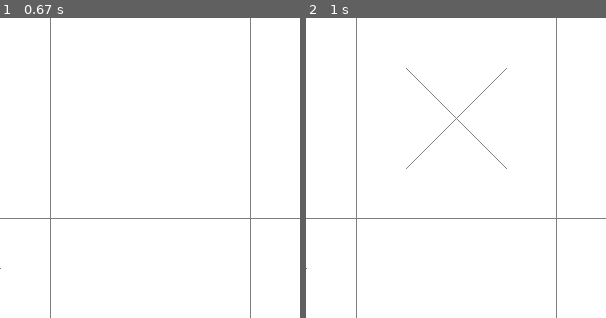
Above: before the commit, frames 1-2 (left to right).
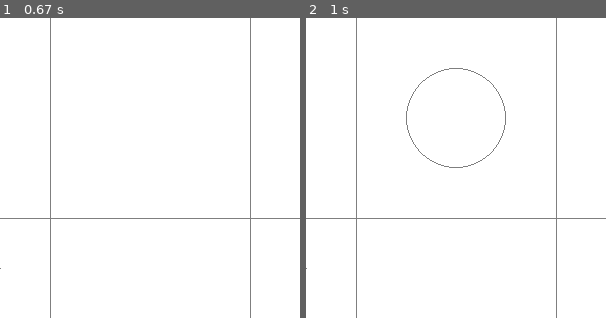
Above: after the commit, the same moments.

Repository: sirridemirtas/pygame-tictactoe
Game: pygame game, started from game.py
The game is run twice, just before and just after one commit, with the same random seed, the same clock (stepped at 60 frames per second) and the same inputs.
Inputs (mouse positions are % of the whole screen's width and height, from its top left):
- Up to frame 1 (0.67 s): press the mouse at (50, 56) at 0.37 s; move the mouse to (38, 54) at 0.47 s; release the mouse at (26, 51) at 0.6 s
- Up to frame 2 (1 s): press the mouse at (50, 56) at 0.7 s; move the mouse to (58, 36) at 0.8 s; release the mouse at (65, 15) at 0.93 s
The pictures show only the part of the screen within x 25-75%, y 0-50%; the shares and areas given below are measured in that part.

Frame 1 is identical in both runs. In frame 2, 0.5% of the frame differs, in the area x 33-67%, y 16-51%.

Commit message:
Add player names and scoring functionality

Diff:
--- a/game.py
+++ b/game.py
@@ -1,7 +1,7 @@
 from tictactoe import TicTacToe
 
 def start_game():
-    game = TicTacToe()
+    game = TicTacToe("John", "Jane")
     game.start()
 
 start_game()
--- a/game_interface.py
+++ b/game_interface.py
@@ -39,6 +39,10 @@
         center = self.center_of_tile(index)
         self.__draw_x(center.x, center.y)
 
+    def draw_o_to_tile(self, index):
+        center = self.center_of_tile(index)
+        self.__draw_o(center.x, center.y)
+
     def get_tile(self, point):
         pt = Point(point[0], point[1])
 
@@ -53,3 +57,8 @@
             ):
                 return i
         return -1
+
+    def reset(self):
+        self.screen.fill((255, 255, 255))
+        self.draw_grid()
+        pg.display.update()
--- a/game_state.py
+++ b/game_state.py
@@ -7,8 +7,11 @@
             0, 0, 0
         ]
 
+    def is_empty(self, tile):
+        return self.game_state[tile] == 0
+
     def check(self):
-        # return => 0: No winner, 1: X, 2: O
+        # return => 0: No winner, 1: X, 2: O, 3: Draw
         win_states = [
             # game_state indexes
             (0, 1, 2), (3, 4, 5), (6, 7, 8,),
@@ -19,9 +22,12 @@
         for state in win_states:
             if (   self.game_state[state[0]]
                 == self.game_state[state[1]]
-                == self.game_state[state[2]]
-            ):
+                == self.game_state[state[2]] ):
                 return self.game_state[state[0]]
+        # draw
+        if 0 not in self.game_state:
+            return 3
+
         return 0
 
     def update(self, tile, value):
--- /dev/null
+++ b/player.py
@@ -0,0 +1,16 @@
+class Player:
+    def __init__(self, name):
+        self.name = name
+        self.score = 0
+
+    def add_score(self, score = 1):
+        self.score += score
+
+    def get_score(self):
+        return self.score
+
+    def get_name(self):
+        return self.name
+
+    def reset_score(self):
+        self.score = 0
--- a/tictactoe.py
+++ b/tictactoe.py
@@ -2,11 +2,17 @@
 
 from game_interface import GameInterface
 from game_state import GameState
+from player import Player
 
 class TicTacToe:
-    def __init__(self):
+    def __init__(self, player_1, player_2):
         self.game_interface = GameInterface()
         self.game_state = GameState()
+        self.players = [Player(player_1), Player(player_2)]
+        self.turn = 0  # 0: player_1, 1: player_2
+
+    def __switch_turn(self):
+        self.turn = 1 - self.turn
 
     def start(self):
         pg.init()
@@ -19,17 +25,40 @@
                 if e.type == pg.QUIT:
                     running = False
 
-                if e.type == pg.MOUSEBUTTONUP:
-                    tile_index = self.game_interface.get_tile(e.pos)
-                    if tile_index != -1:
-                        self.game_interface.draw_x_to_tile(tile_index)
+                if self.game_state.check() == 0:
+                    if e.type == pg.MOUSEBUTTONUP and e.button == 1:
+                        tile_index = self.game_interface.get_tile(e.pos)
 
-                if e.type == pg.KEYUP:
-                    if e.key in [49, 50, 51, 52, 53, 54, 55, 56, 57]:
-                        tile_index = e.key - 49
-                        self.game_interface.draw_x_to_tile(tile_index)
+                        if tile_index != -1 and self.game_state.is_empty(tile_index):
+                            player = self.players[self.turn]
 
-                pg.display.update()
+                            if player == self.players[0]:
+                                self.game_interface.draw_x_to_tile(tile_index)
+                                self.game_state.update(tile_index, 1)
+
+                            elif player == self.players[1]:
+                                self.game_interface.draw_o_to_tile(tile_index)
+                                self.game_state.update(tile_index, 2)
+
+                            self.__switch_turn()
+                elif self.game_state.check() == 3:
+                    print("It's a draw!")
+                    self.game_state.reset()
+                    self.game_interface.reset()
+                else:
+                    print(player.get_name() + " win!")
+                    player.add_score()
+                    self.game_state.reset()
+                    self.game_interface.reset()
+
+                    print(
+                        self.players[0].get_name() + " " +
+                        str(self.players[0].get_score()) + " : " +
+                        str(self.players[1].get_score()) + " " +
+                        self.players[1].get_name()
+                    )
+
+            pg.display.update()
 
             self.game_interface.draw_grid()
 
